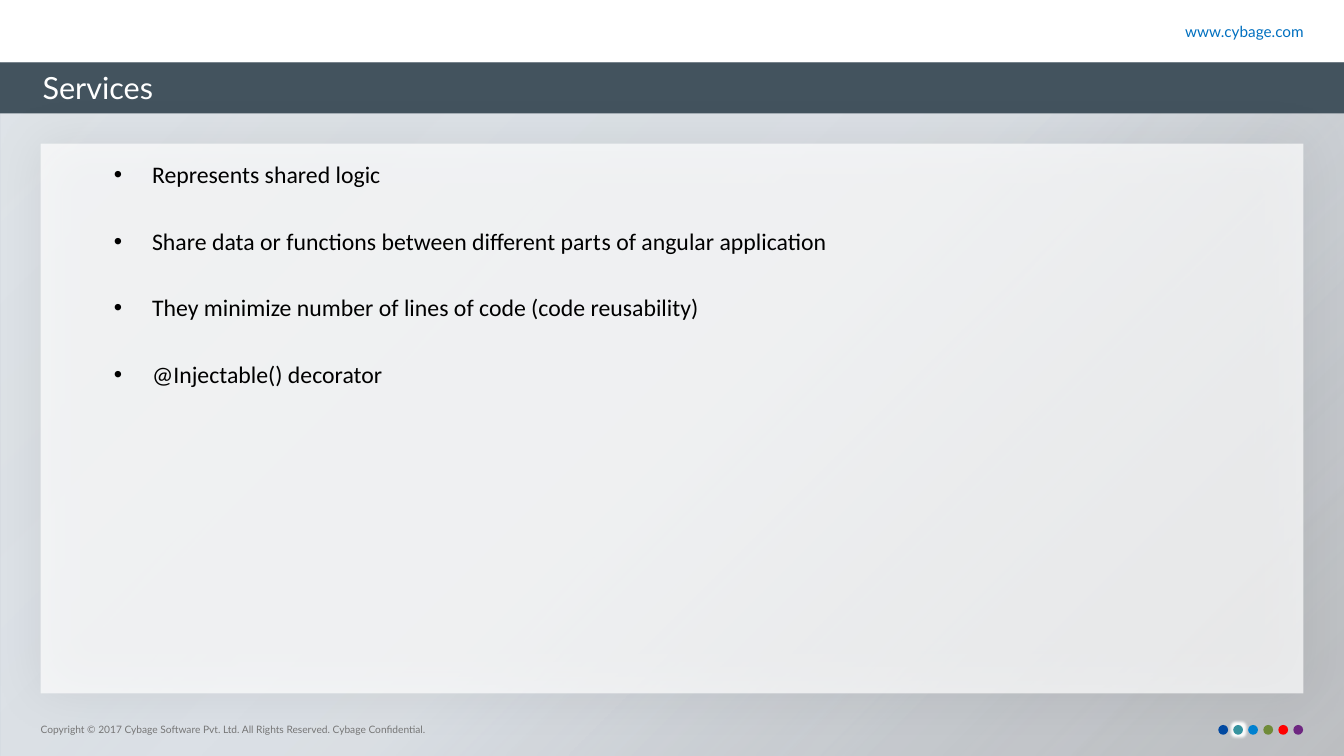
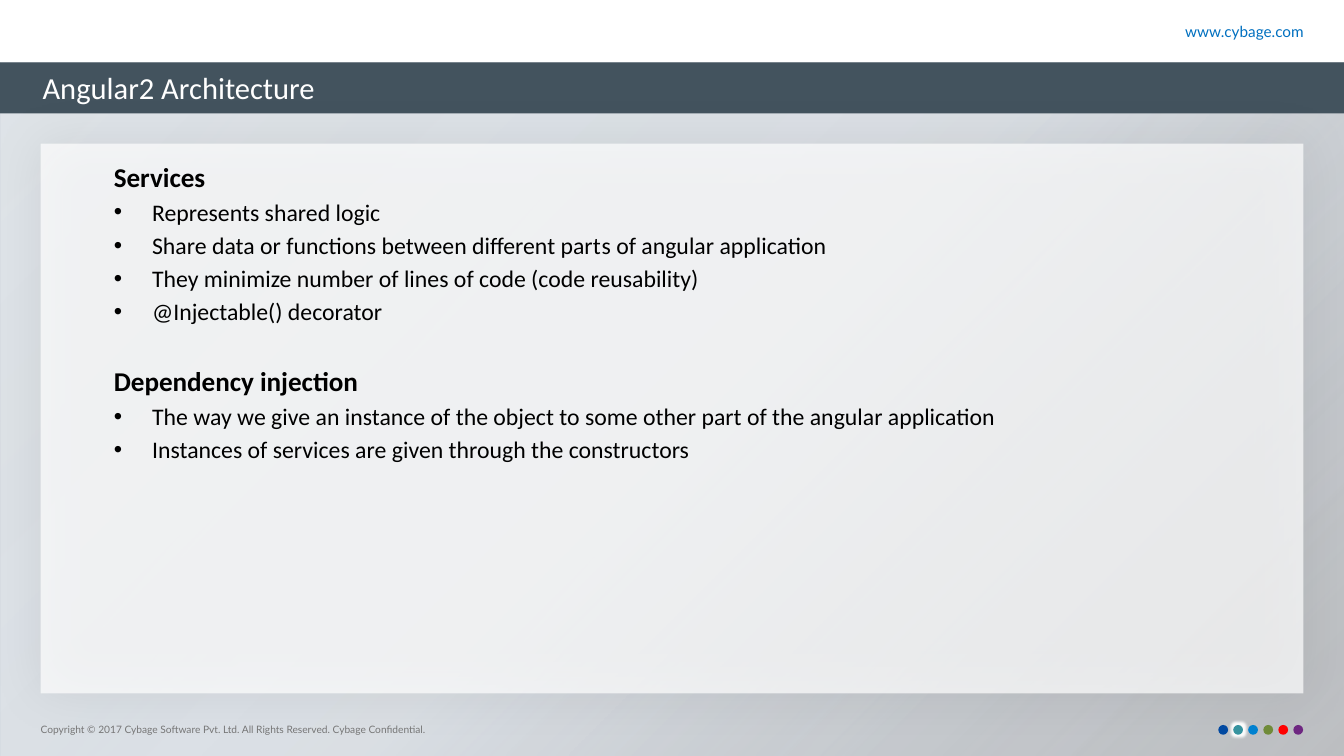
Before and after one commit to nileshpag/ppt, a slide deck: slide 7 of Angular2.pptx. Drawn at 1344x756 pixels with LibreOffice and Linux fonts; fonts in the diff are those of the drawing; background and template pictures are left out. Boxes give left, top, right and bottom in pixels: in the first picture for what was removed or moved away, otherwise in the second. Text is boxed around its words. In the diff, an @@ line names an element or a change of style, - is before the commit and + after.

```diff
--- a/Angular2.pptx
+++ b/Angular2.pptx
@@ title at (43,78,314,105): text changed; font Lato to Calibri @@
-Services
+Angular2 Architecture
@@ text at (114,168,205,188): paragraph added @@
+  Services
@@ text at (114,372,995,462): paragraphs added @@
+  Dependency injection
+  • The way we give an instance of the object to some other part of the angular application
+  • Instances of services are given through the constructors
```
Also in this commit, not shown: 14 other slides changed, 2 slides removed.
